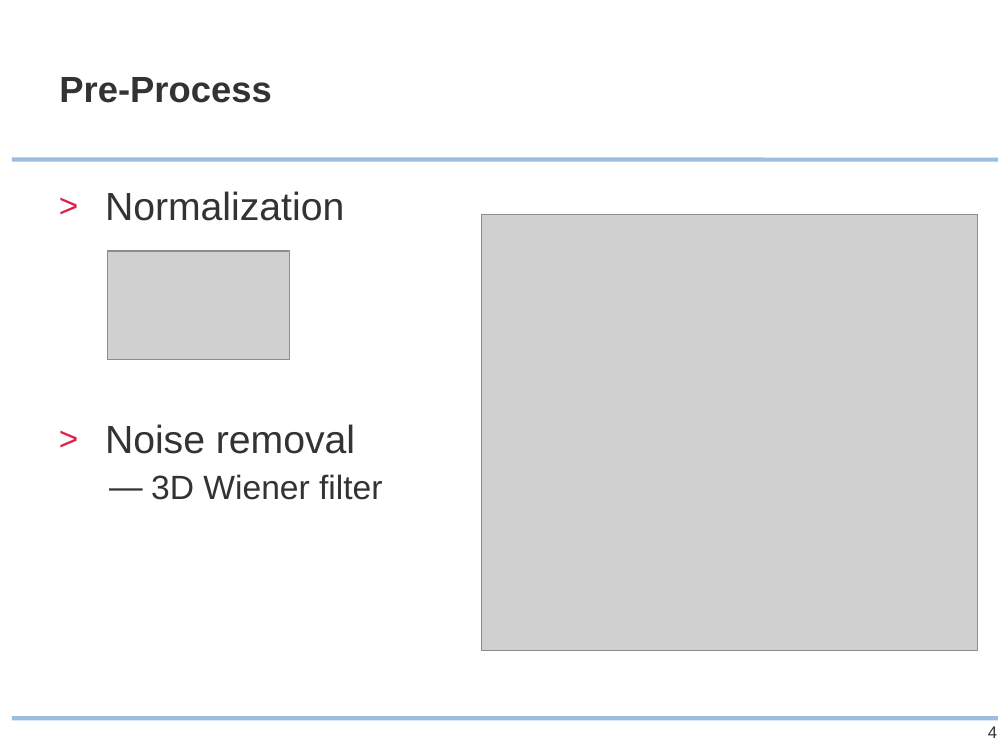
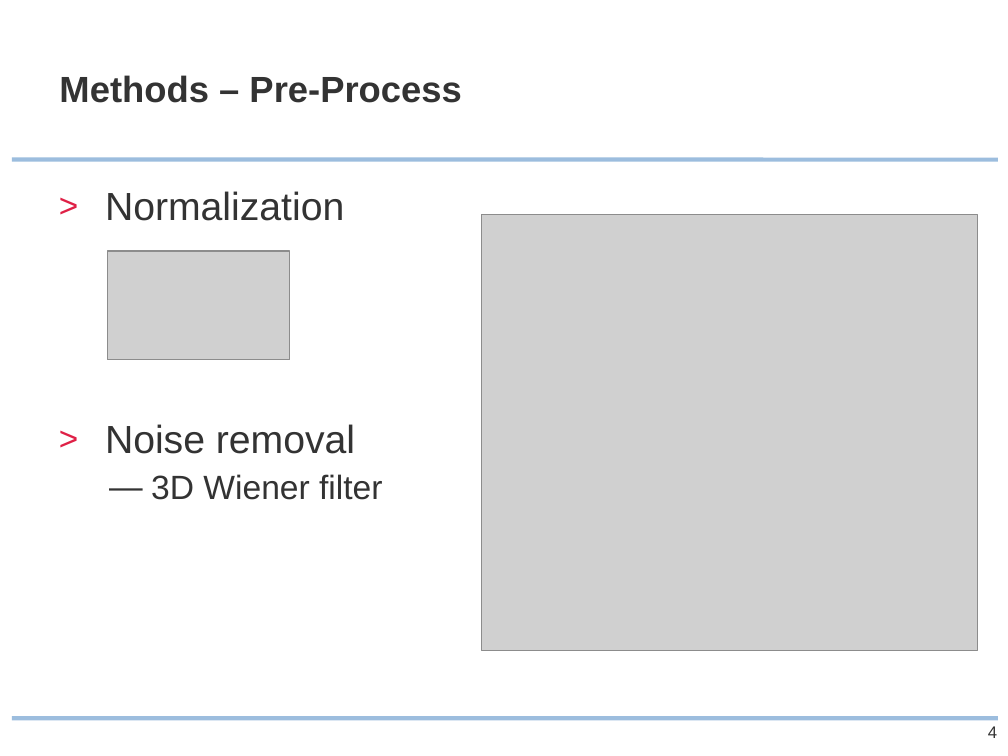
Before and after one commit to ipa/MIALab, a slide deck: slide 4 of doc/presentation/MIALab_slides.pptx. Drawn at 1008x756 pixels with LibreOffice and Linux fonts; fonts in the diff are those of the drawing; grey boxes stand for pictures; background and template pictures are left out. Boxes give left, top, right and bottom in pixels: in the first picture for what was removed or moved away, otherwise in the second. Text is boxed around its words. In the diff, an @@ line names an element or a change of style, - is before the commit and + after.

```diff
--- a/doc/presentation/MIALab_slides.pptx
+++ b/doc/presentation/MIALab_slides.pptx
@@ title at (59, 75, 461, 103): text changed @@
-Pre-Process
+Methods – Pre-Process
```
Also in this commit, not shown: 5 other slides changed, 5 slides added, 3 slides removed, 8 other files.
